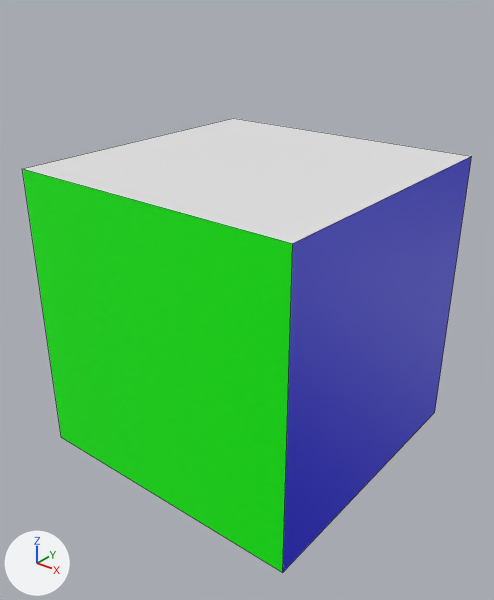
The Blender file XRFive_Cube01.blend: old version first, new version second.
Rendered twice from a camera (50 mm lens) standing at (2.61, -3.34, 3.09) and looking at (0.04, -0.13, 1.1). The lights are fixed; the arrows at lower left show +X, +Y and +Z. Mesh edges are drawn as thin lines.
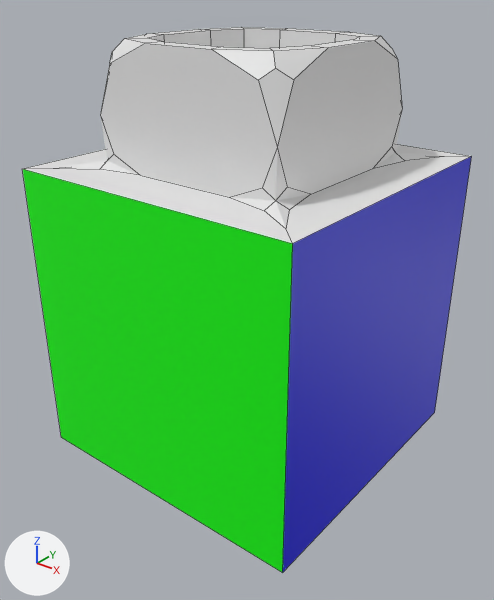
What differs and where, as boxes [x1, y1, x2, y2] in the pictures (494 x 600 px):
'Cube', reshaped, moved (20% taller)
    before: [23, 118, 472, 573]
    after: [23, 27, 472, 573]

The change, as a diff of the scene's bpy script:
```diff
--- a/XRFive_Cube01.blend.py
+++ b/XRFive_Cube01.blend.py
@@ me_cube @@
 # used by ob_cube; location = (0.0, 0.0, 0.995)
-me_cube.from_pydata(...)  # 8 vertices, 6 faces; spans x -1.0..1.0, y -1.0..1.0, z -1.0..1.0
+me_cube.from_pydata(...)  # 92 vertices, 66 faces; spans x -1.0..1.0, y -1.0..1.0, z -0.01..2.73
+# me_cube part 1: the whole mesh is rebuilt
 me_cube.materials.append(mat_red)
@@ ob_cube @@
 ob_cube = bpy.data.objects.new('Cube', me_cube)
-ob_cube.location = (0.0, 0.0, 0.995)
+ob_cube.location = (0.0, 0.0, 0.0)
```
